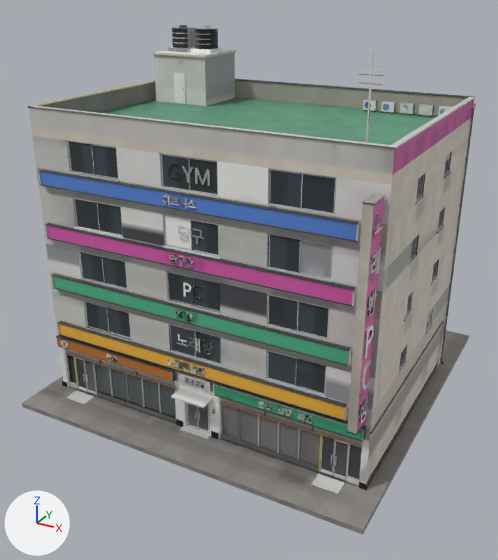
One commit to the FBX model cs2_ilsan/CS2Assets/IlsanMixed01/IlsanMixed01.fbx: the scene before it, then after it.
One viewpoint serves both versions: a 50 mm lens placed at (19.98, -38.69, 25.96), pointed at (-0.22, -1.96, 7.59). Lighting does not change. The marker at lower left points along +X, +Y and +Z. The older version comes first. Where no turn or scale is listed for an object, it has been applied to the vertices.

The scene before the commit, as lines of its bpy script (objects in view):
```python
me_ilsanmixed01 = bpy.data.meshes.new('IlsanMixed01')
me_ilsanmixed01.from_pydata(...)  # 23620 vertices, 36331 faces; spans x -11.9..11.9, y -11.9..11.9, z -0.3..22.9
me_ilsanmixed01.materials.append(mat_ilsanmixed01)
ob_ilsanmixed01 = bpy.data.objects.new('IlsanMixed01', me_ilsanmixed01)
ob_ilsanmixed01.location = (0.0, 0.0, 0.0)
```
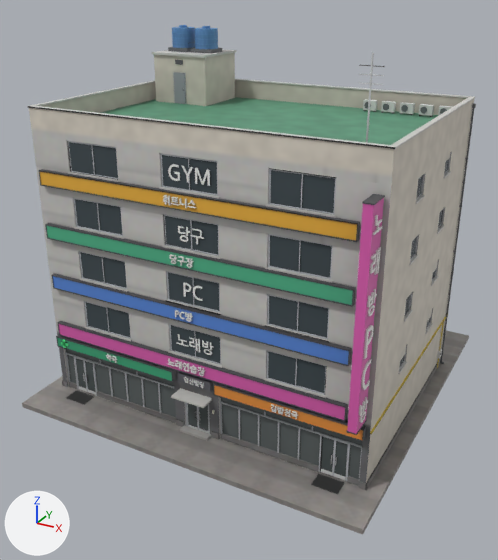
Edits to the bpy script that builds the scene:
```text
Change me_ilsanmixed01:
    used by ob_ilsanmixed01; location = (0.0, 0.0, 0.0)
    remove me_ilsanmixed01.from_pydata(...)  # 23620 vertices, 36331 faces; spans x -11.9..11.9, y -11.9..11.9, z -0.3..22.9
    add me_ilsanmixed01.from_pydata(...)  # 22976 vertices, 35373 faces; spans x -11.9..11.9, y -11.9..11.9, z -0.3..22.9
    me_ilsanmixed01 part 1: 10 loose pieces with 1342 vertices, spanning x 4.4..7.8, y -9.4..-9.3, z 3.5..4.0, are deleted
    me_ilsanmixed01 part 2: 186 vertices moved from x 5.5..6.8, y -9.4..-9.3, z 3.6..4.0 to x 5.4..6.9, y -9.4..-9.3, z 3.6..4.0; 254 vertices removed from x 5.5..6.8, y -9.4..-9.3, z 3.5..4.0; 792 vertices added at x 5.3..6.9, y -9.4..-9.3, z 3.5..4.0
    me_ilsanmixed01 part 3: 33011 kept faces spanning x -11.9..11.9, y -11.9..11.9, z -0.3..22.9 get new texture (UV) coordinates
    other edits to the shape of me_ilsanmixed01 do not show in these pictures
```

Location of each change, [x1, y1, x2, y2] in pixels of the pictures (498 x 560 px):
part 1 of me_ilsanmixed01, deleted
    before: [258, 400, 312, 424]
part 2 of me_ilsanmixed01, reshaped
    before: [274, 408, 296, 417]
    after: [272, 405, 298, 419]
part 3 of me_ilsanmixed01, surface changed
    both: [32, 25, 476, 494]
